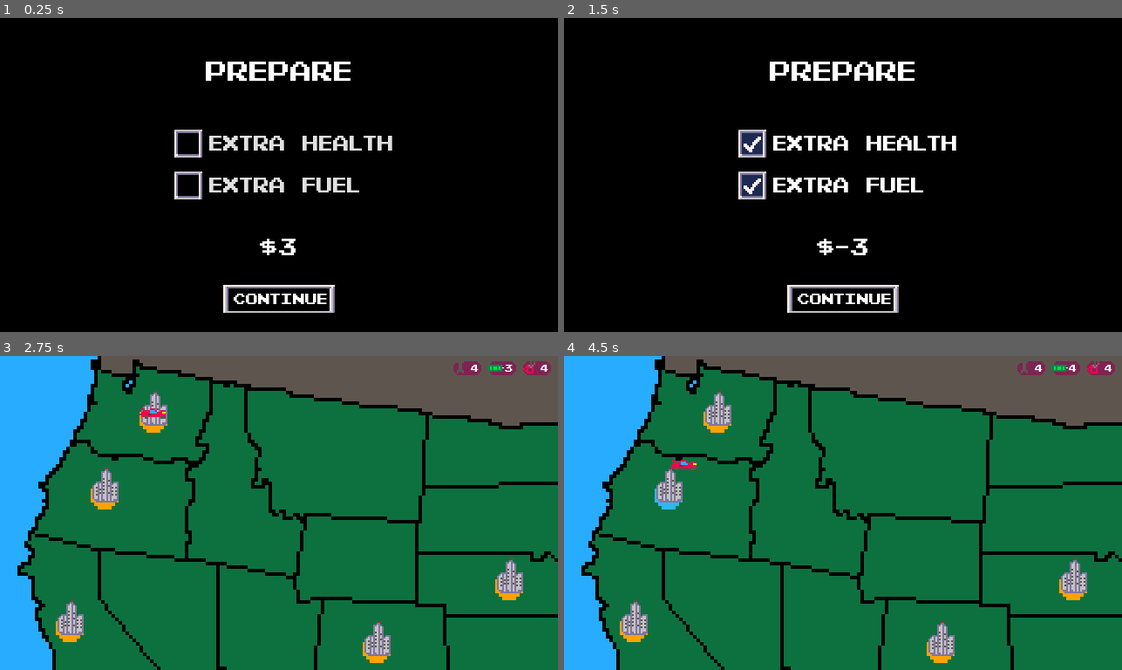
Above: before the commit, frames 1-4 (two rows, left to right).
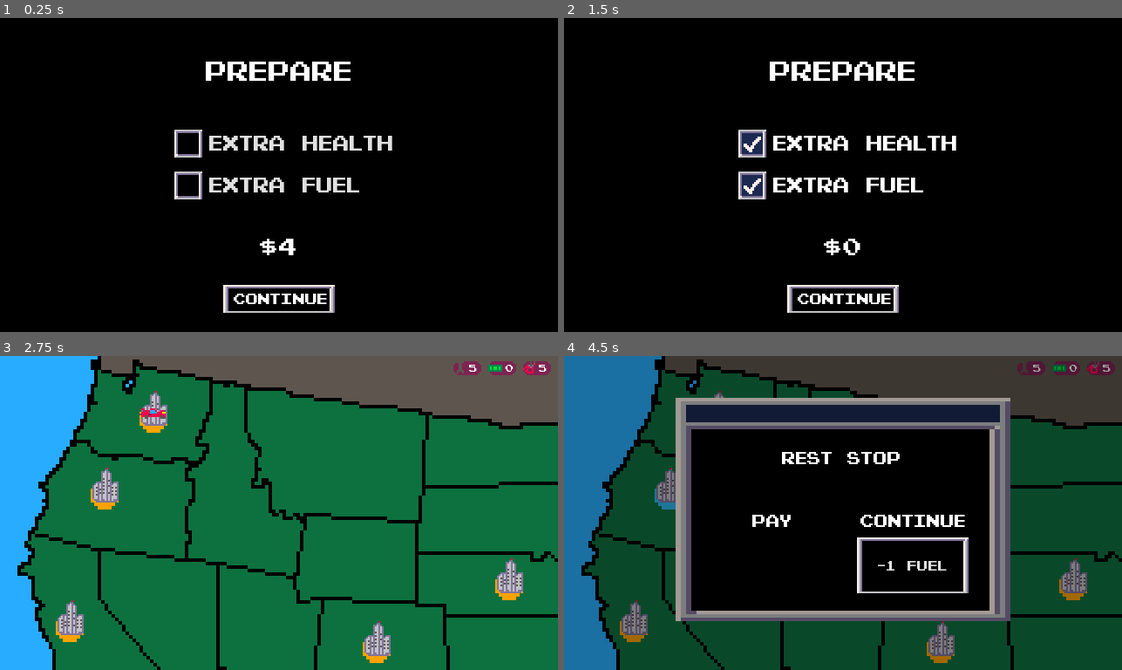
Above: after the commit, the same moments.

Repository: youssefevan/global-game-jam-2023
Game: Godot game, scene res://Scenes/Preparation.tscn
Two runs of this game, one before a commit and one after it. Both use one fixed random seed, a clock stepped at 60 frames per second and the inputs below. This scene is started directly instead of the project's main scene.
Inputs (mouse positions are in pixels of both pictures, inside the frame that each line leads up to):
- Up to frame 1 (0.25 s): no input
- Up to frame 2 (1.5 s): click "Extra Health" at 0.5 s; click "Extra Fuel" at 1.25 s
- Up to frame 3 (2.75 s): click "Continue" at 2 s
- Up to frame 4 (4.5 s): tap Enter at 2.75 s; move the mouse to (720, 418) at 2.77 s; click (720, 418) at 2.85 s; tap Space at 3.5 s; move the mouse to (670, 494) at 3.52 s; click (670, 494) at 3.6 s; click (776, 566) at 4.25 s, where only the run before the commit has a clickable "$1"

The runs differ from the first frame. In frame 1, less than 0.1% of the frame differs, in the area x 50-53%, y 70-76%; in frame 2, 0.3%; in frame 3, less than 0.1%; in frame 4, 94%, in the area x 0-100%, y 0-100%.

Commit message:
prep and city

Diff:
--- a/Global Game Jam 2023/Scenes/World.tscn
+++ b/Global Game Jam 2023/Scenes/World.tscn
@@ -73,10 +73,13 @@
 [node name="City12" parent="Route" instance=ExtResource( 1 )]
 position = Vector2( 580, 120 )
 end_city = true
+city_name = "NYC"
 number = 10
 
 [node name="City13" parent="Route" instance=ExtResource( 1 )]
 position = Vector2( 528, 324 )
+end_city = true
+city_name = "Miama"
 number = 10
 
 [node name="Player" parent="." instance=ExtResource( 2 )]
--- a/Global Game Jam 2023/Scripts/city.gd
+++ b/Global Game Jam 2023/Scripts/city.gd
@@ -4,6 +4,7 @@
 signal new_target_city()
 
 export var end_city := false
+export var city_name : String
 
 # variables
 export var number := 0
--- a/Global Game Jam 2023/Scripts/preparation.gd
+++ b/Global Game Jam 2023/Scripts/preparation.gd
@@ -6,7 +6,7 @@
 
 func _ready():
 	Global.spare_tire = false
-	Global.money = 3
+	Global.money = 4
 	Global.fuel = 3
 	Global.food = 3
 	Global.health = 3
@@ -24,13 +24,13 @@
 func _on_FuelBox_toggled(button_pressed):
 	if extra_fuel == false:
 		extra_fuel = true
-		Global.fuel += 1
-		Global.money -= 3
+		Global.fuel += 2
+		Global.money -= 2
 		print(Global.fuel)
 	elif extra_fuel == true:
 		extra_fuel = false
-		Global.fuel -= 1
-		Global.money += 3
+		Global.fuel -= 2
+		Global.money += 2
 		print(Global.fuel)
 #
 #func _on_FoodBox_toggled(button_pressed):
@@ -48,13 +48,13 @@
 func _on_healthBox_toggled(button_pressed):
 	if extra_health == false:
 		extra_health = true
-		Global.health += 1
-		Global.money -= 3
+		Global.health += 2
+		Global.money -= 2
 		print(Global.health)
 	elif extra_health == true:
 		extra_health = false
-		Global.health -= 1
-		Global.money += 3
+		Global.health -= 2
+		Global.money += 2
 		print(Global.health)
 
 func _on_TextureButton_gui_input(event):
